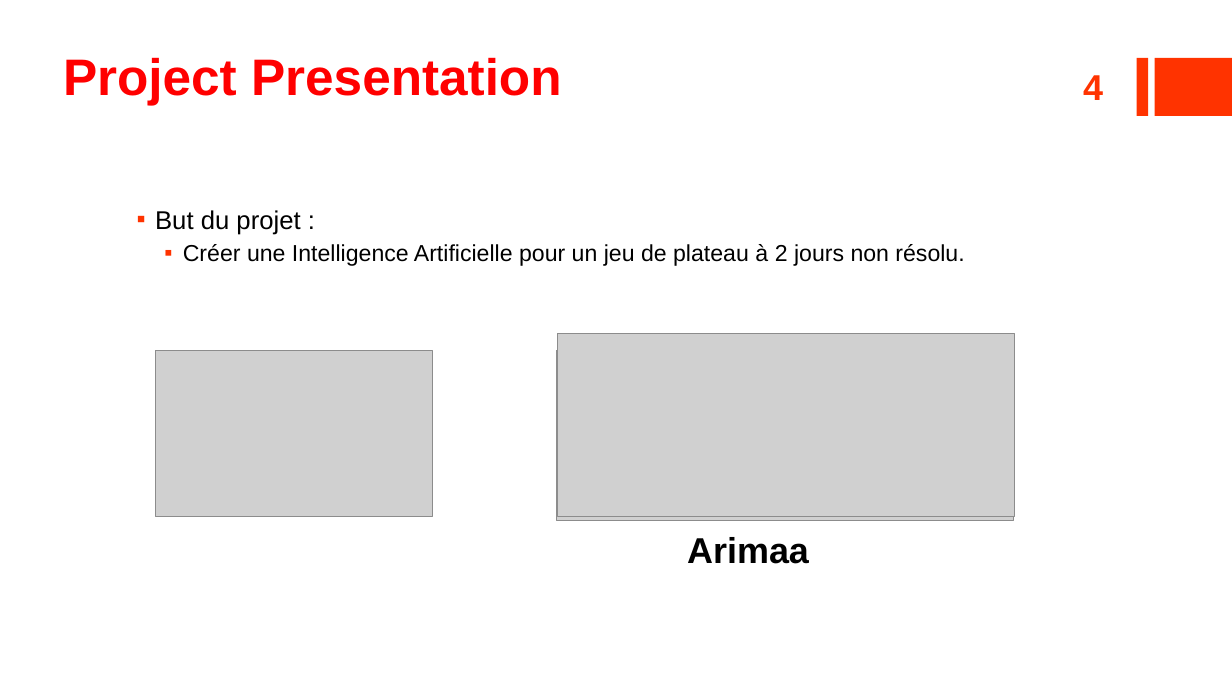
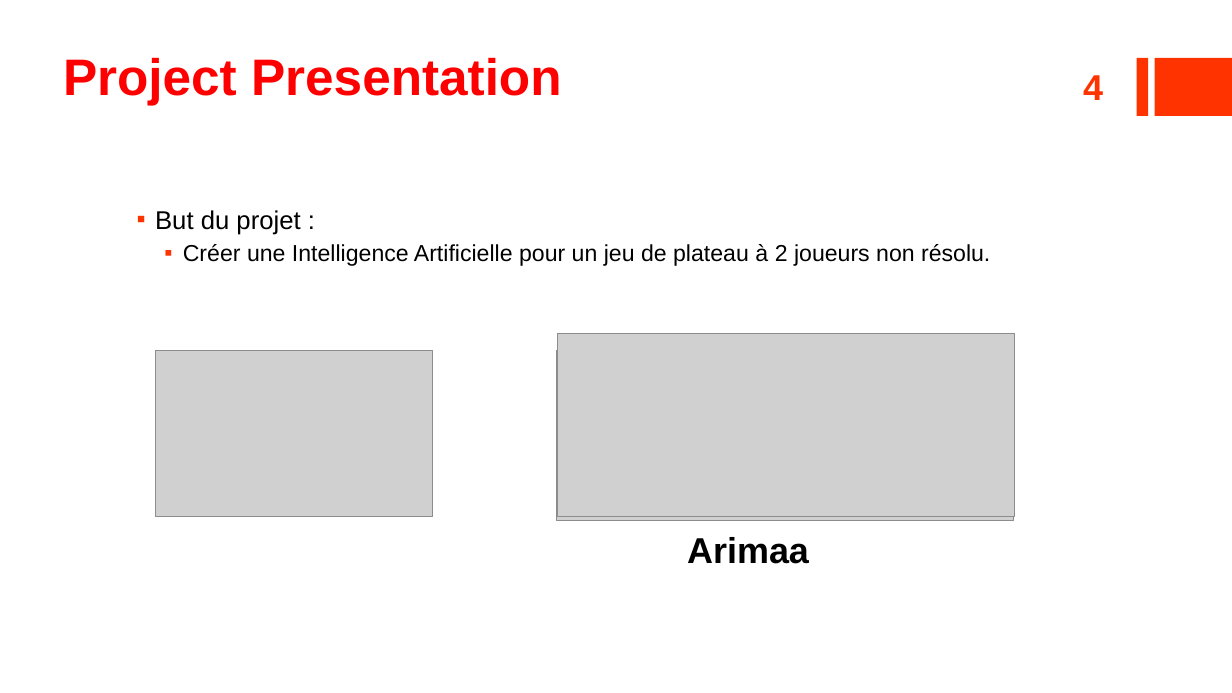
Before and after one commit to ildyria/Arimaa, a slide deck: slide 4 of Docs/Reports/OpenGates Presentation.pptx. Drawn at 1232x693 pixels with LibreOffice and Linux fonts; fonts in the diff are those of the drawing; grey boxes stand for pictures. Boxes give left, top, right and bottom in pixels: in the first picture for what was removed or moved away, otherwise in the second. Text is boxed around its words. In the diff, an @@ line names an element or a change of style, - is before the commit and + after.

```diff
--- a/Docs/Reports/OpenGates Presentation.pptx
+++ b/Docs/Reports/OpenGates Presentation.pptx
@@ text at bbox=[183, 244, 990, 266]: text changed @@
-  ▪ Créer une Intelligence Artificielle pour un jeu de plateau à 2 jours non résolu.
+  ▪ Créer une Intelligence Artificielle pour un jeu de plateau à 2 joueurs non résolu.
```
Also in this commit, not shown: 8 other slides changed, 2 slides added, 14 slides removed, 4 other files.
